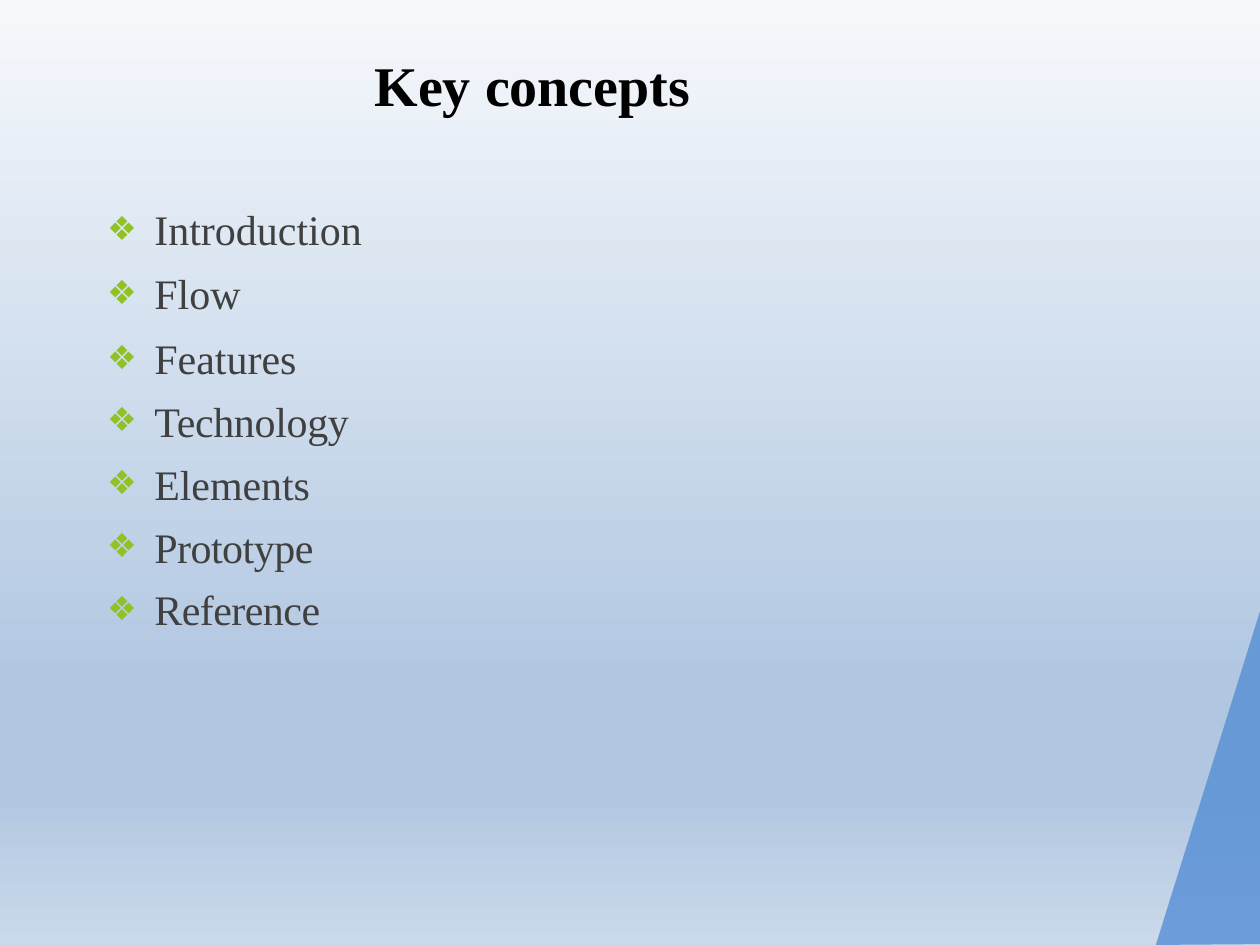
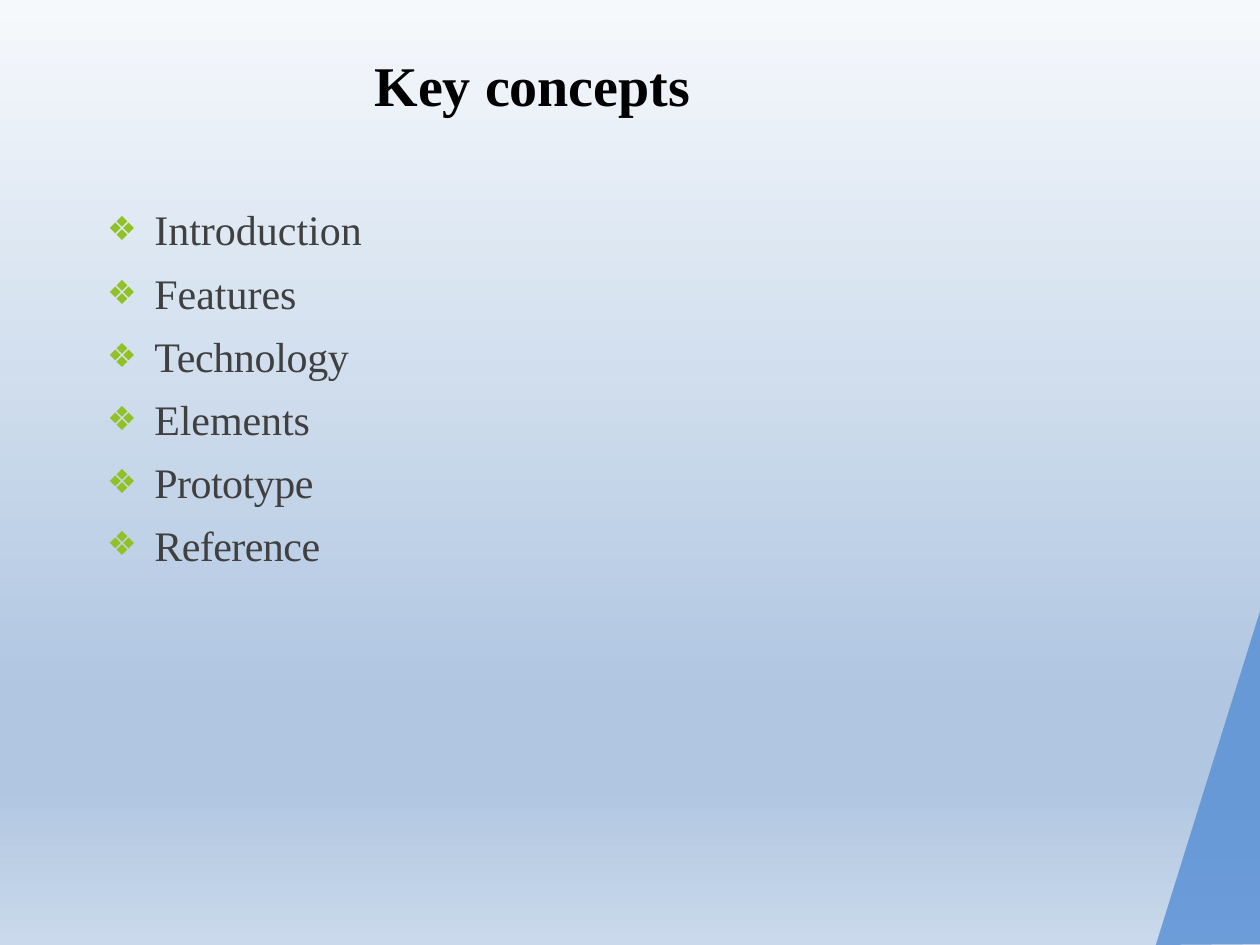
Before and after one commit to Neel750/Design-Project, a slide deck: slide 2 of VTS.pptx. Drawn at 1260x945 pixels with LibreOffice and Linux fonts; fonts in the diff are those of the drawing. Boxes give left, top, right and bottom in pixels: in the first picture for what was removed or moved away, otherwise in the second. Text is boxed around its words. In the diff, an @@ line names an element or a change of style, - is before the commit and + after.

```diff
--- a/VTS.pptx
+++ b/VTS.pptx
@@ text at <box>154,280,240,310</box>: paragraph removed @@
-❖ Flow
```
Also in this commit, not shown: 1 slide removed, 24 other files.
